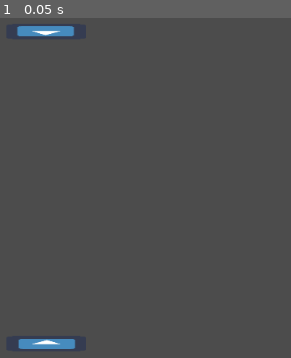
Above: before the commit, frame 1.
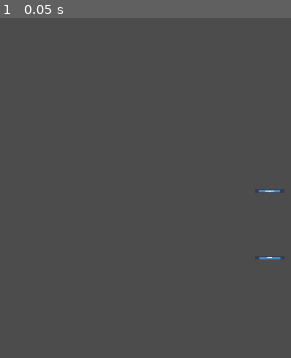
Above: after the commit, the same moment.

Repository: LDiazN/portal_breaker
Game: Godot game, scene res://Racket/test.tscn
Same seed, same stepped clock (60 frames per second), same inputs: the game is played once before the commit and once after it. The project has no main scene, so this scene is started directly. The engine's default icon, where the game draws it, is replaced by a stand-in: a white triangle on a blue panel in a dark square.
Inputs:
- Up to frame 1 (0.05 s): no input

The runs differ from the first frame. In frame 1, 1.3% of the frame differs, in the area x 5-97%, y 2-98%.

Commit message:
Respawn system pos fixed

Diff:
--- a/portal_brick/Ball/Ball.gd
+++ b/portal_brick/Ball/Ball.gd
@@ -1,12 +1 @@
 extends Node2D
-
-export var ballSpeed : float = 100;
-export var topRacketPath: NodePath;
-export var bottomRacketPath: NodePath;
-
-var topRacket;
-var bottomRacket;
-
-func _enter_tree():
-	topRacket = get_node(topRacketPath);
-	bottomRacket = get_node(bottomRacketPath);
--- a/portal_brick/Ball/BallMovement.gd
+++ b/portal_brick/Ball/BallMovement.gd
@@ -6,16 +6,6 @@
 
 signal ball_out;
 signal brick_found;
-
-export var topRacketPath: NodePath;
-export var bottomRacketPath: NodePath;
-
-var topRacket;
-var bottomRacket;
-
-func _enter_tree():
-	topRacket = get_node(topRacketPath);
-	bottomRacket = get_node(bottomRacketPath);
 
 func _ready():
 	isMoving = false;
--- a/portal_brick/Ball/RespawnSystem.gd
+++ b/portal_brick/Ball/RespawnSystem.gd
@@ -1,13 +1,15 @@
 extends Node2D
 
+export var topRacketPath: NodePath;
+export var bottomRacketPath: NodePath;
 var topRacket = null;
 var bottomRacket = null;
 
 # Called when the node enters the scene tree for the first time.
 func _ready():
 	var ki = get_parent();
-	topRacket = ki.topRacket;
-	bottomRacket = ki.bottomRacket;
+	topRacket = get_node(topRacketPath);
+	bottomRacket = get_node(bottomRacketPath);
 
 	ki.connect("ball_out", self, "RespawnBall");
 
@@ -20,8 +22,17 @@
 	# Si se fue por arriba
 	if (global_position.y < (PlayAreaManager.origin + Vector2.UP * PlayAreaManager.height).y):
 		print("por arriba");
-		ki.global_position = PlayAreaManager.origin;
+		if (topRacket != null):
+			print(topRacket.global_position)
+			ki.global_position = topRacket.global_position + Vector2.DOWN * 20;
+		else:
+			print("error");
+			ki.global_position = PlayAreaManager.origin;
 	# Si se fue por abajo
 	elif (global_position.y > (PlayAreaManager.origin + Vector2.DOWN * PlayAreaManager.height).y):
-		ki.global_position = PlayAreaManager.origin;
-		print("por abajo")
+		if (bottomRacket != null):
+			ki.global_position = bottomRacket.global_position + Vector2.UP * 20;
+		else:
+			ki.global_position = PlayAreaManager.origin;
+			print("error");
+		print("por abajo");
--- a/portal_brick/GameManager/PlayAreaManager.tscn
+++ b/portal_brick/GameManager/PlayAreaManager.tscn
@@ -4,4 +4,5 @@
 
 [node name="PlayAreaManager" type="Node2D"]
 script = ExtResource( 1 )
-origin = Vector2( 200, 220 )
+origin = Vector2( 200, 170 )
+height = 170.0
--- a/portal_brick/Racket/Racket.gd
+++ b/portal_brick/Racket/Racket.gd
@@ -5,8 +5,9 @@
 
 func _ready():
 	if (_isTopOne):
-		global_position = PlayAreaManager.origin + Vector2.UP * PlayAreaManager.height;
+		position = PlayAreaManager.origin + Vector2.UP * PlayAreaManager.height;
+
 		global_rotation_degrees = 180;
 	else:
-		global_position = PlayAreaManager.origin - Vector2.UP * PlayAreaManager.height;
-	pass
+		position = PlayAreaManager.origin - Vector2.UP * PlayAreaManager.height;
+		print(position)
--- a/portal_brick/Racket/test.tscn
+++ b/portal_brick/Racket/test.tscn
@@ -5,15 +5,31 @@
 
 [node name="Node2D" type="Node2D"]
 
+[node name="Camera2D" type="Camera2D" parent="."]
+position = Vector2( 270, 300 )
+current = true
+zoom = Vector2( 2.68, 3.97 )
+editor_draw_limits = true
+
 [node name="Racket" parent="." instance=ExtResource( 1 )]
 position = Vector2( 190, 200 )
 _linkedToPath = NodePath("../Racket2")
-_isTopOne = true
+_isTopOne = false
 
 [node name="Racket2" parent="." instance=ExtResource( 1 )]
 position = Vector2( 190, 10 )
-_isTopOne = false
+_linkedToPath = NodePath("../Racket")
+_isTopOne = true
 
 [node name="Ball" parent="." instance=ExtResource( 2 )]
-position = Vector2( 190, 80 )
+modulate = Color( 0.290196, 1, 0, 1 )
+position = Vector2( 200, 180 )
 speed = 100.0
+dir = Vector2( 1, -1 )
+isMoving = true
+
+[node name="RespawnSystem" parent="Ball" index="2"]
+topRacketPath = NodePath("../../Racket2")
+bottomRacketPath = NodePath("../../Racket")
+
+[editable path="Ball"]
